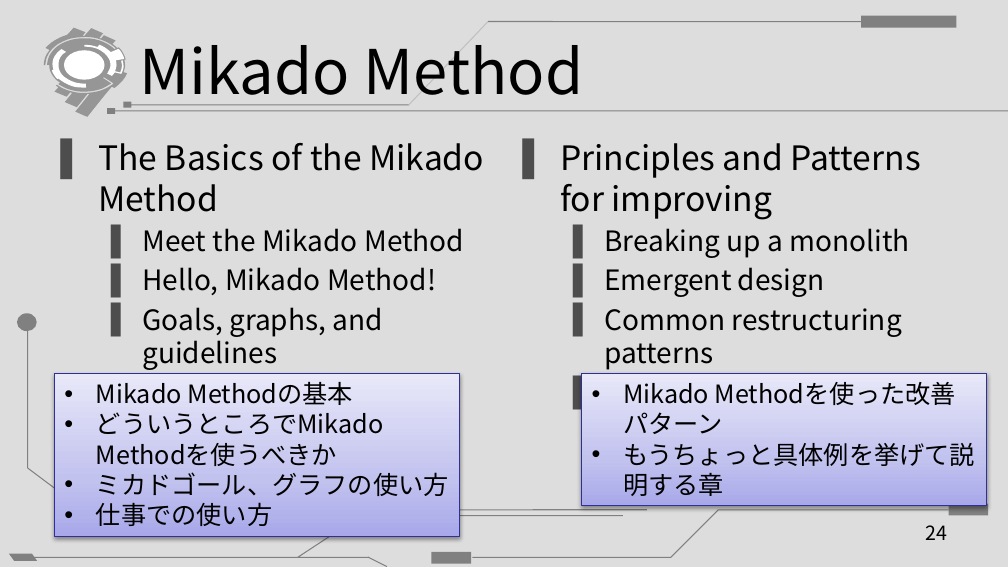
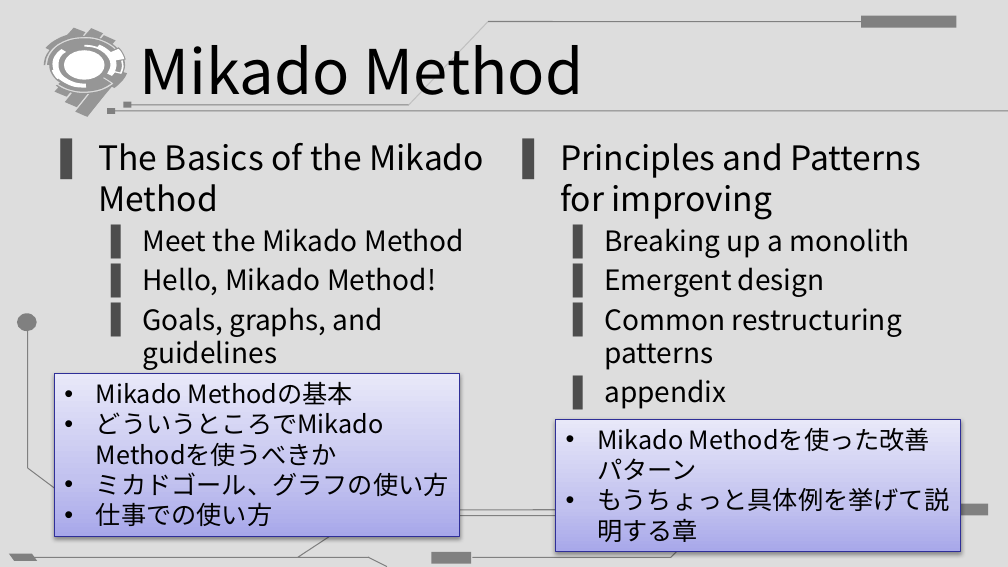
Before and after one commit to oreshio/presentation, a slide deck: slide 27 of 20150427_tefdo_MikadoMethod/201504xx_MikadoMethod.pptx (slide 24 before the commit). Drawn at 1008x567 pixels with LibreOffice and Linux fonts; fonts in the diff are those of the drawing. Boxes give left, top, right and bottom in pixels: in the first picture for what was removed or moved away, otherwise in the second. Text is boxed around its words. In the diff, an @@ line names an element or a change of style, - is before the commit and + after.

```diff
--- a/20150427_tefdo_MikadoMethod/201504xx_MikadoMethod.pptx
+++ b/20150427_tefdo_MikadoMethod/201504xx_MikadoMethod.pptx
@@ rectangle "Mikado Methodを使った改善パターン": place and size @@
-rectangle "Mikado Methodを使った改善パターン" at <box>582,374,987,506</box>
+rectangle "Mikado Methodを使った改善パターン" at <box>555,419,961,551</box>
@@ page number removed at <box>926,525,948,540</box> @@
-24
```
Also in this commit, not shown: 9 other slides changed, 7 slides added.
